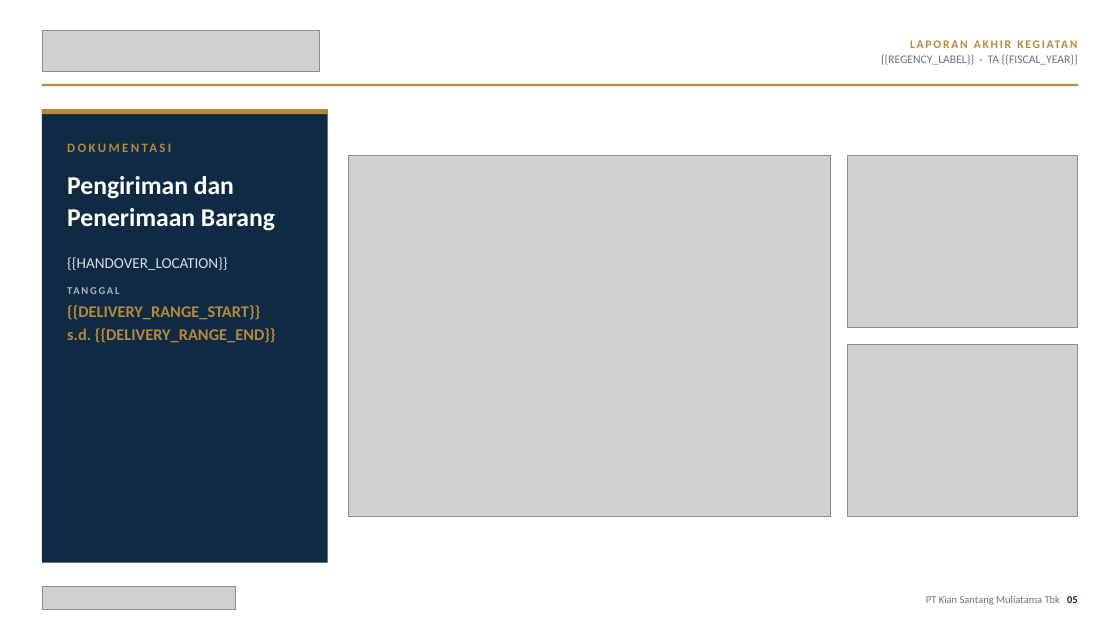
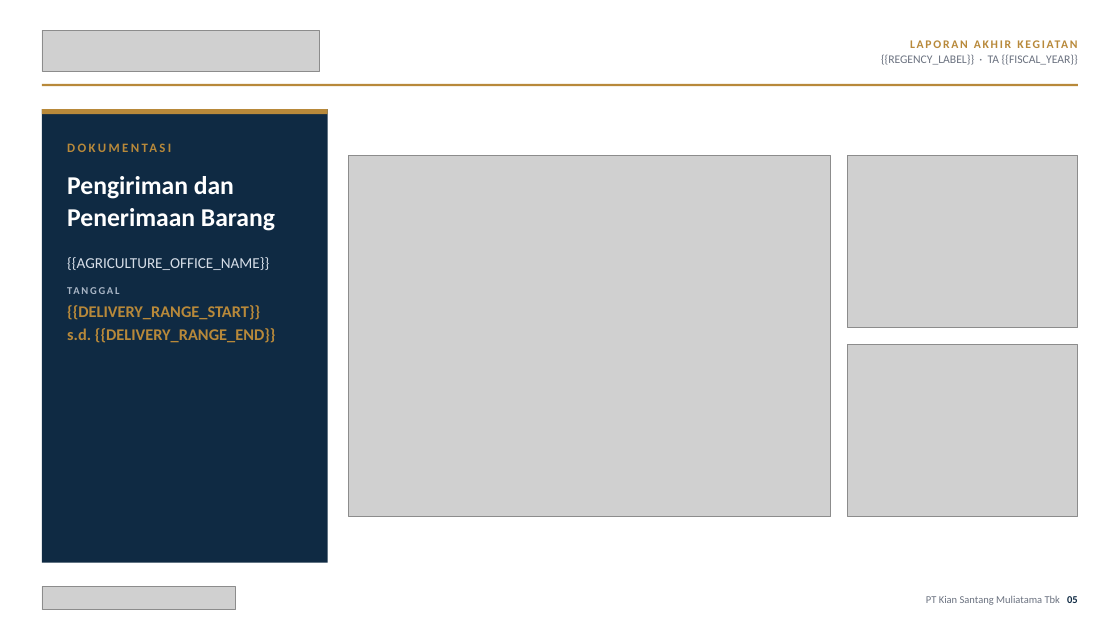
Before and after one commit to RndraThr/Konverter_Kit_Gas, a slide deck: slide 5 of internal/finalreport/template/final_report_template.pptx. Drawn at 1120x630 pixels with LibreOffice and Linux fonts; fonts in the diff are those of the drawing; grey boxes stand for pictures. Boxes give left, top, right and bottom in pixels: in the first picture for what was removed or moved away, otherwise in the second. Text is boxed around its words. In the diff, an @@ line names an element or a change of style, - is before the commit and + after.

```diff
--- a/internal/finalreport/template/final_report_template.pptx
+++ b/internal/finalreport/template/final_report_template.pptx
@@ text at [67, 257, 269, 270]: text changed @@
-{{HANDOVER_LOCATION}}
+{{AGRICULTURE_OFFICE_NAME}}
```
Also in this commit, not shown: 1 other slide changed, 11 other files.
